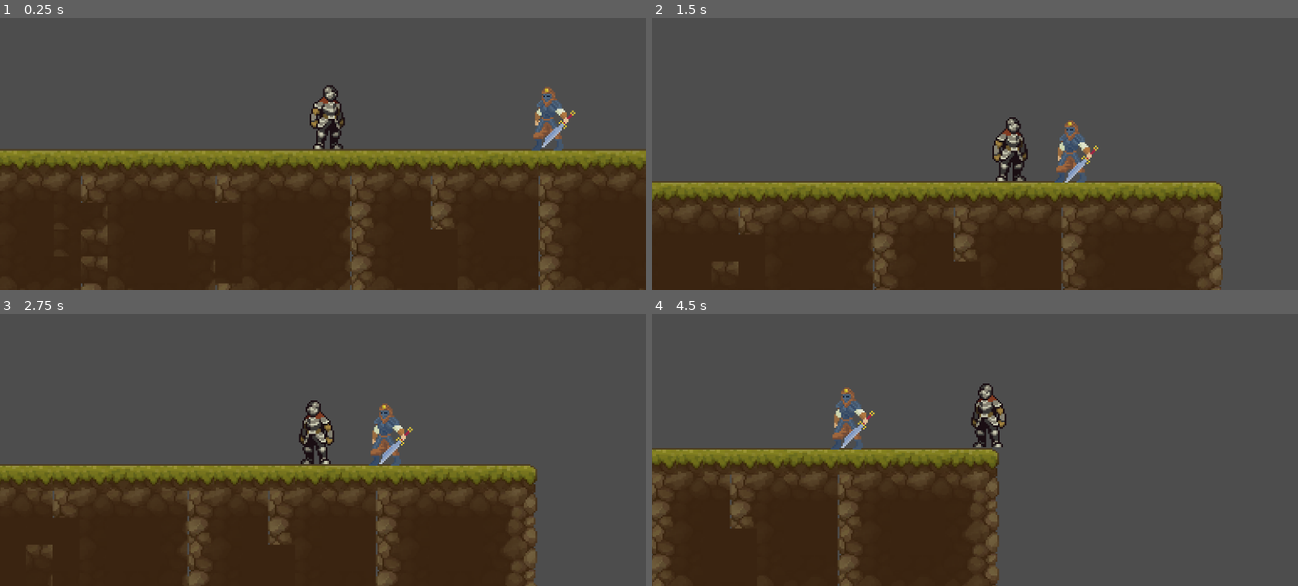
Above: before the commit, frames 1-4 (two rows, left to right).
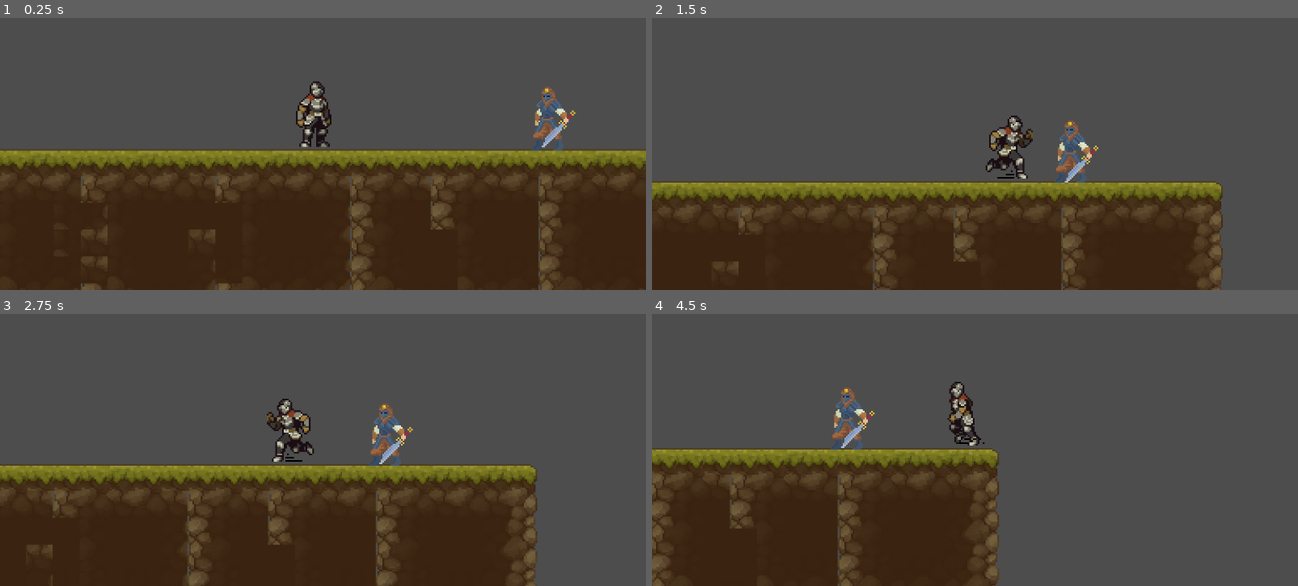
Above: after the commit, the same moments.

Repository: jhonzasd/hackAvax_
Game: Godot game, scene res://scenes/main_scene.tscn
Two runs of this game, one before a commit and one after it. Both use one fixed random seed, a clock stepped at 60 frames per second and the inputs below.
Inputs:
- Up to frame 1 (0.25 s): no input
- Up to frame 2 (1.5 s): tap Enter (ui_accept) at 0.5, 0.77 s; hold Right (ui_right) from 0.53 s (still down)
- Up to frame 3 (2.75 s): tap Enter (ui_accept) at 1.52 s; release Right (ui_right) at 2.03 s; hold Left (ui_left) from 2.03 s (still down)
- Up to frame 4 (4.5 s): release Left (ui_left) at 2.78 s; hold Right (ui_right) 2.78-4.28 s; tap Enter (ui_accept) at 3.02, 3.77 s; hold Left (ui_left) from 4.28 s (still down)

The runs differ from the first frame. In frame 1, 1.1% of the frame differs, in the area x 45-54%, y 23-49%; in frame 2, 0.8%; in frame 3, 1.3%, in the area x 41-52%, y 31-56%; in frame 4, 1.3%.
Error before the commit: Invalid access to property or key 'headers' on a base object of type 'Nil'. (res://HTTPRequest.gd:31)

Commit message:
added fixed gameAssets

Diff:
--- a/HTTPRequest.gd
+++ b/HTTPRequest.gd
@@ -1,31 +1,12 @@
-extends HTTPRequest
+extends Node
+
+@onready var http = $"."
 
 func _ready():
-	# Create an HTTP request node and connect its completion signal.
-	var http_request = HTTPRequest.new()
-	add_child(http_request)
-	http_request.request_completed.connect(self._http_request_completed)
+	http.request_completed.connect(_on_request_completed)
+	http.request("https://andruxnet-random-famous-quotes.p.rapidapi.com/")
 
-	# Perform a GET request. The URL below returns JSON as of writing.
-	var error = http_request.request("https://httpbin.org/get")
-	if error != OK:
-		push_error("An error occurred in the HTTP request.")
-	else:    print(error)
-	print("god, funciona")
-
-	# Perform a POST request. The URL below returns JSON as of writing.
-	# Note: Don't make simultaneous requests using a single HTTPRequest node.
-	# The snippet below is provided for reference only.
-	var body = JSON.new().stringify({"name": "Godette"})
-	error = http_request.request("https://httpbin.org/post", [], HTTPClient.METHOD_POST, body)
-	if error != OK:
-		push_error("An error occurred in the HTTP request.")
-
-# Called when the HTTP request is completed.
-func _http_request_completed(result, response_code, headers, body):
-	var json = JSON.new()
-	json.parse(body.get_string_from_utf8())
-	var response = json.get_data()
-
-	# Will print the user agent string used by the HTTPRequest node (as recognized by httpbin.org).
-	print(response.headers["User-Agent"])
+func _on_request_completed(result, response_code, headers, body):
+	print("func called")
+	var json = JSON.parse_string(body.get_string_from_utf8())
+	print(json)
--- a/scenes/main_scene.tscn
+++ b/scenes/main_scene.tscn
@@ -1,11 +1,12 @@
-[gd_scene load_steps=26 format=3 uid="uid://b6iaky5xwmk8s"]
-
+[gd_scene load_steps=37 format=3 uid="uid://b6iaky5xwmk8s"]
+
+[ext_resource type="Script" path="res://scripts/HTTPhandler.gd" id="1_ibjl2"]
 [ext_resource type="Texture2D" uid="uid://bxqc800caen63" path="res://gameAssets/FreeKnight_v1/Colour1/Outline/120x80_PNGSheets/_Idle.png" id="1_shb3b"]
-[ext_resource type="Script" path="res://HTTPRequest.gd" id="1_wvxrd"]
 [ext_resource type="Texture2D" uid="uid://7f6v2xl76r32" path="res://gameAssets/FreeKnight_v1/Colour1/Outline/120x80_PNGSheets/_Attack.png" id="3_vgxm1"]
 [ext_resource type="Script" path="res://scripts/CharacterBody2D.gd" id="3_vnlwp"]
 [ext_resource type="PackedScene" uid="uid://b2cssc7bt4yd5" path="res://scenes/boss.tscn" id="4_dmgkk"]
 [ext_resource type="Texture2D" uid="uid://d4ldh3x6rtsle" path="res://gameAssets/Pixel Art Platformer - Village Props v2.3.0/Texture/TX Tileset Ground.png" id="4_ixohj"]
+[ext_resource type="Texture2D" uid="uid://bkxqjrvpxeox" path="res://gameAssets/FreeKnight_v1/Colour1/Outline/120x80_PNGSheets/camiar arreglado arreglado .png" id="6_urvo6"]
 
 [sub_resource type="TileSetAtlasSource" id="TileSetAtlasSource_fvqpq"]
 texture = ExtResource("4_ixohj")
@@ -731,6 +732,46 @@
 atlas = ExtResource("1_shb3b")
 region = Rect2(960, 0, 120, 80)
 
+[sub_resource type="AtlasTexture" id="AtlasTexture_8ejka"]
+atlas = ExtResource("6_urvo6")
+region = Rect2(0, 0, 32, 80)
+
+[sub_resource type="AtlasTexture" id="AtlasTexture_vbiv7"]
+atlas = ExtResource("6_urvo6")
+region = Rect2(32, 0, 32, 80)
+
+[sub_resource type="AtlasTexture" id="AtlasTexture_4ryk5"]
+atlas = ExtResource("6_urvo6")
+region = Rect2(64, 0, 32, 80)
+
+[sub_resource type="AtlasTexture" id="AtlasTexture_n278q"]
+atlas = ExtResource("6_urvo6")
+region = Rect2(96, 0, 32, 80)
+
+[sub_resource type="AtlasTexture" id="AtlasTexture_ir5re"]
+atlas = ExtResource("6_urvo6")
+region = Rect2(128, 0, 32, 80)
+
+[sub_resource type="AtlasTexture" id="AtlasTexture_enkut"]
+atlas = ExtResource("6_urvo6")
+region = Rect2(160, 0, 32, 80)
+
+[sub_resource type="AtlasTexture" id="AtlasTexture_uphbm"]
+atlas = ExtResource("6_urvo6")
+region = Rect2(192, 0, 32, 80)
+
+[sub_resource type="AtlasTexture" id="AtlasTexture_kbqde"]
+atlas = ExtResource("6_urvo6")
+region = Rect2(224, 0, 32, 80)
+
+[sub_resource type="AtlasTexture" id="AtlasTexture_ii06u"]
+atlas = ExtResource("6_urvo6")
+region = Rect2(256, 0, 32, 80)
+
+[sub_resource type="AtlasTexture" id="AtlasTexture_haejx"]
+atlas = ExtResource("6_urvo6")
+region = Rect2(288, 0, 32, 80)
+
 [sub_resource type="SpriteFrames" id="SpriteFrames_68m3d"]
 animations = [{
 "frames": [{
@@ -781,16 +822,53 @@
 "loop": true,
 "name": &"idle",
 "speed": 10.0
+}, {
+"frames": [{
+"duration": 1.0,
+"texture": SubResource("AtlasTexture_8ejka")
+}, {
+"duration": 1.0,
+"texture": SubResource("AtlasTexture_vbiv7")
+}, {
+"duration": 1.0,
+"texture": SubResource("AtlasTexture_4ryk5")
+}, {
+"duration": 1.0,
+"texture": SubResource("AtlasTexture_n278q")
+}, {
+"duration": 1.0,
+"texture": SubResource("AtlasTexture_ir5re")
+}, {
+"duration": 1.0,
+"texture": SubResource("AtlasTexture_enkut")
+}, {
+"duration": 1.0,
+"texture": SubResource("AtlasTexture_uphbm")
+}, {
+"duration": 1.0,
+"texture": SubResource("AtlasTexture_kbqde")
+}, {
+"duration": 1.0,
+"texture": SubResource("AtlasTexture_ii06u")
+}, {
+"duration": 1.0,
+"texture": SubResource("AtlasTexture_haejx")
+}],
+"loop": true,
+"name": &"run",
+"speed": 5.0
 }]
 
 [sub_resource type="AnimationLibrary" id="AnimationLibrary_rpyhl"]
 
 [node name="mainScene" type="Node2D"]
 
+[node name="HTTPhandler" type="Node2D" parent="."]
+script = ExtResource("1_ibjl2")
+
+[node name="HTTPRequest" type="HTTPRequest" parent="HTTPhandler"]
+
 [node name="AudioStreamPlayer" type="AudioStreamPlayer" parent="."]
-
-[node name="HTTPRequest" type="HTTPRequest" parent="."]
-script = ExtResource("1_wvxrd")
 
 [node name="TileMap" type="TileMap" parent="."]
 position = Vector2(24, 0)
@@ -813,10 +891,13 @@
 shape = SubResource("CapsuleShape2D_rcwvm")
 
 [node name="AnimatedSprite2D" type="AnimatedSprite2D" parent="CharacterBody2D"]
+position = Vector2(-8, 8)
+scale = Vector2(1, 1.025)
 sprite_frames = SubResource("SpriteFrames_68m3d")
-animation = &"idle"
+animation = &"run"
 autoplay = "idle"
-frame_progress = 0.581174
+frame_progress = 0.611388
+offset = Vector2(0, -10)
 
 [node name="Camera2D" type="Camera2D" parent="CharacterBody2D"]
 position = Vector2(-8, 16)
@@ -831,3 +912,5 @@
 
 [node name="Boss1" parent="." instance=ExtResource("4_dmgkk")]
 position = Vector2(318, 27)
+
+[connection signal="request_completed" from="HTTPhandler/HTTPRequest" to="HTTPhandler" method="_on_http_request_request_completed"]
--- a/scripts/CharacterBody2D.gd
+++ b/scripts/CharacterBody2D.gd
@@ -9,6 +9,9 @@
 
 # Get the gravity from the project settings to be synced with RigidBody nodes.
 var gravity = ProjectSettings.get_setting("physics/2d/default_gravity")
+
+func _ready():
+	isAttacking = false
 
 func _physics_process(delta):
 	# Add the gravity.
@@ -32,23 +35,29 @@
 		velocity.x = move_toward(velocity.x, 0, SPEED)
 
 	if Input.is_action_just_pressed("ui_down"):
-		isAttacking = true
+		isAttacking = !isAttacking
 		print(isAttacking)
 
+	if isAttacking:
+		animatedSprite.play("attack")
+	else:
+		if is_on_floor() and direction != 0:
+			animatedSprite.play("run")
 
-	if isAttacking:
-		_checkForAttack()
+		else:
+			animatedSprite.play("idle")
 
 	move_and_slide()
 
+#
+#func _checkForAttack():
+	#print('atacando')
+	#if isAttacking == false:
+		#animatedSprite.play("idle")
+	#
+	#elif isAttacking == true && Input.is_action_pressed("ui_down"):
+		#print("else")
 
-func _checkForAttack():
-	print('atacando')
-	if isAttacking == false:
-		animatedSprite.play("idle")
-
-	else:
-		print("else")
-		animatedSprite.play("attack")
-		isAttacking = false
-		print(isAttacking)
+		#animatedSprite.play("attack")
+		#isAttacking = false
+		#print(isAttacking)
--- /dev/null
+++ b/scripts/HTTPhandler.gd
@@ -0,0 +1,18 @@
+extends Node2D
+
+@onready var http = $HTTPRequest
+const url = "https://www.dnd5eapi.co/api/"
+const page := "/api"
+
+func _ready():
+	http.request_completed.connect(_on_http_request_request_completed)
+	http.request(url + page)
+
+
+
+
+func _on_http_request_request_completed(result, response_code, headers, body):
+	print("func called")
+	print(body)
+	var json = JSON.parse_string(body.get_string_from_utf8())
+	print(json)
Binary file added: gameAssets/FreeKnight_v1/Colour1/Outline/120x80_PNGSheets/_Run-sheet arreglado.png
Not shown, added: gameAssets/FreeKnight_v1/Colour1/Outline/120x80_PNGSheets/_Run-sheet arreglado.png.import
Binary file added: gameAssets/FreeKnight_v1/Colour1/Outline/120x80_PNGSheets/_Run-sheet.png
Not shown, added: gameAssets/FreeKnight_v1/Colour1/Outline/120x80_PNGSheets/_Run-sheet.png.import
Binary file added: gameAssets/FreeKnight_v1/Colour1/Outline/120x80_PNGSheets/camiar arreglado arreglado .png
Not shown, added: gameAssets/FreeKnight_v1/Colour1/Outline/120x80_PNGSheets/camiar arreglado arreglado .png.import
